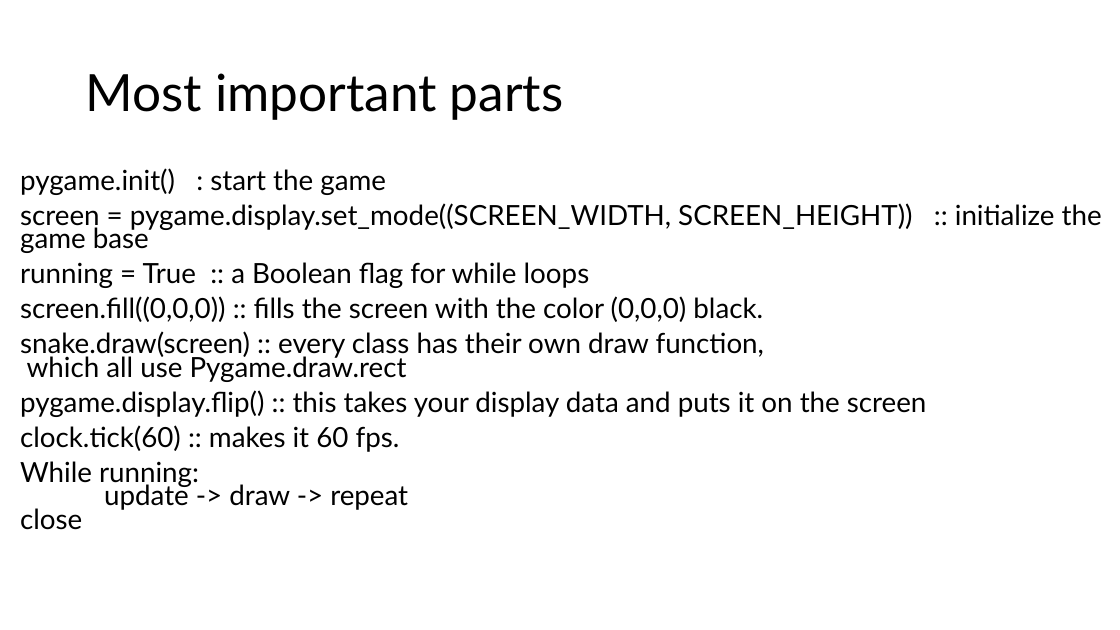
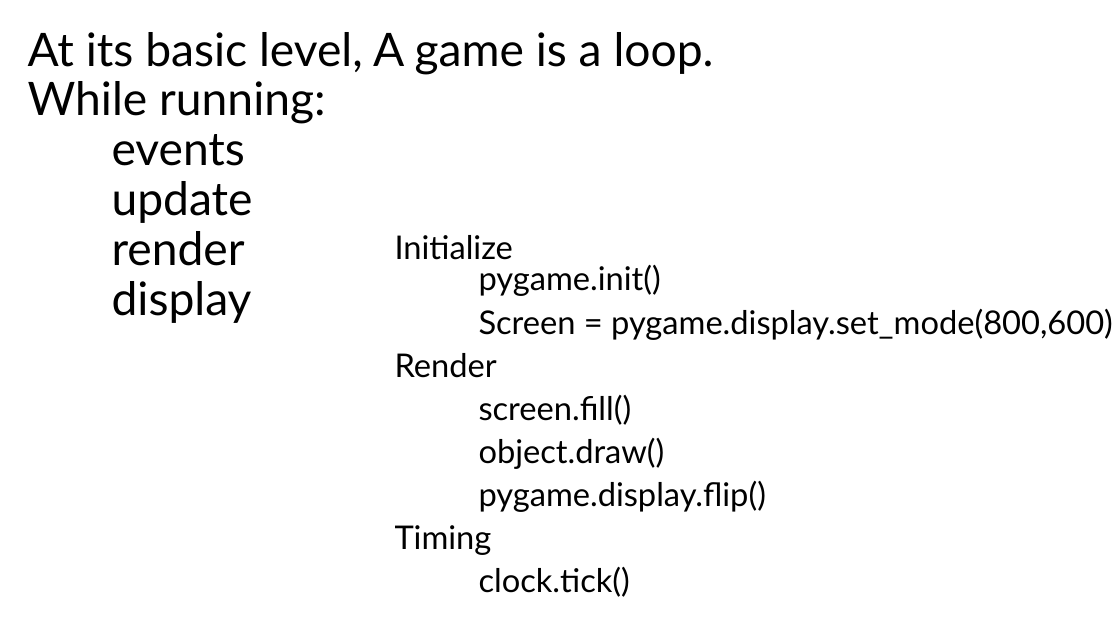
Before and after one commit to HoloJem/snake-game, a slide deck: slide 3 of presentation/The main lesson.pptx. Drawn at 1120x630 pixels with LibreOffice and Linux fonts; fonts in the diff are those of the drawing. Boxes give left, top, right and bottom in pixels: in the first picture for what was removed or moved away, otherwise in the second. Text is boxed around its words. In the diff, an @@ line names an element or a change of style, - is before the commit and + after.

```diff
--- a/presentation/The main lesson.pptx
+++ b/presentation/The main lesson.pptx
@@ title at (28, 32, 714, 323): text changed; size 44 to 39.6 pt @@
-Most important parts
+At its basic level, A game is a loop.
+While running:
+events
+update
+render
+display
@@ text at (395, 235, 1113, 597): text changed; size 23.8 to 28 pt @@
-pygame.init() : start the game
-screen = pygame.display.set_mode((SCREEN_WIDTH, SCREEN_HEIGHT)) :: initialize the game base
-running = True :: a Boolean flag for while loops
-screen.fill((0,0,0)) :: fills the screen with the color (0,0,0) black.
-snake.draw(screen) :: every class has their own draw function,
-which all use Pygame.draw.rect
-pygame.display.flip() :: this takes your display data and puts it on the screen
-clock.tick(60) :: makes it 60 fps.
-While running:
-update -> draw -> repeat
-close
+Initialize
+pygame.init()
+Screen = pygame.display.set_mode(800,600)
+Render
+screen.fill()
+object.draw()
+pygame.display.flip()
+Timing
+clock.tick()
```
Also in this commit, not shown: 2 other slides changed, 1 slide added, 2 slides removed, 3 other files.
